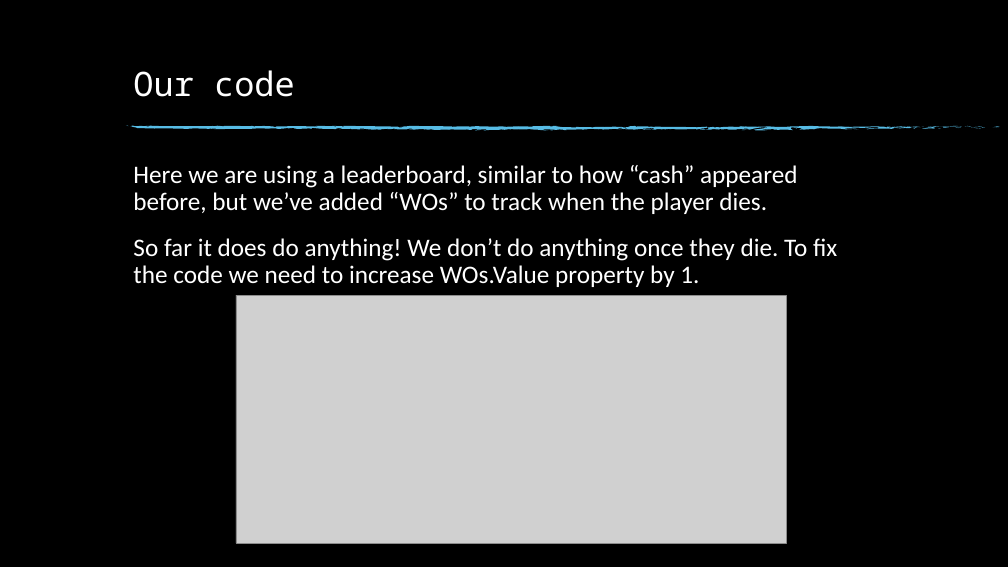
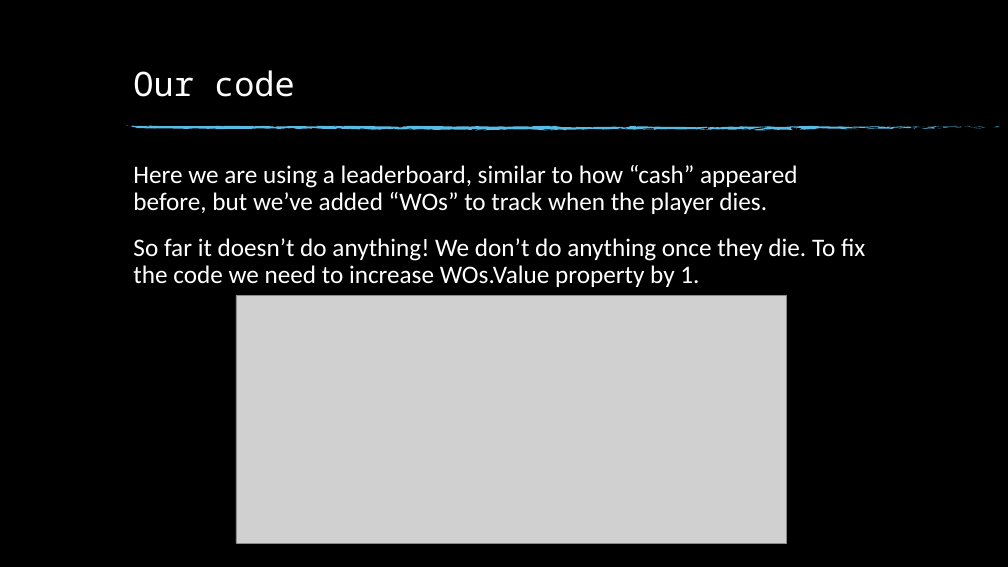
Before and after one commit to StephanosWeb/StephanosWeb.github.io, a slide deck: slide 7 of teacher/Roblox-Tycoon6.pptx. Drawn at 1008x567 pixels with LibreOffice and Linux fonts; fonts in the diff are those of the drawing; grey boxes stand for pictures; background and template pictures are left out. Boxes give left, top, right and bottom in pixels: in the first picture for what was removed or moved away, otherwise in the second. Text is boxed around its words. In the diff, an @@ line names an element or a change of style, - is before the commit and + after.

```diff
--- a/teacher/Roblox-Tycoon6.pptx
+++ b/teacher/Roblox-Tycoon6.pptx
@@ text at (133, 238, 865, 287): text changed @@
-So far it does do anything! We don’t do anything once they die. To fix the code we need to increase WOs.Value property by 1.
+So far it doesn’t do anything! We don’t do anything once they die. To fix the code we need to increase WOs.Value property by 1.
```
Also in this commit, not shown: 1 other file.
